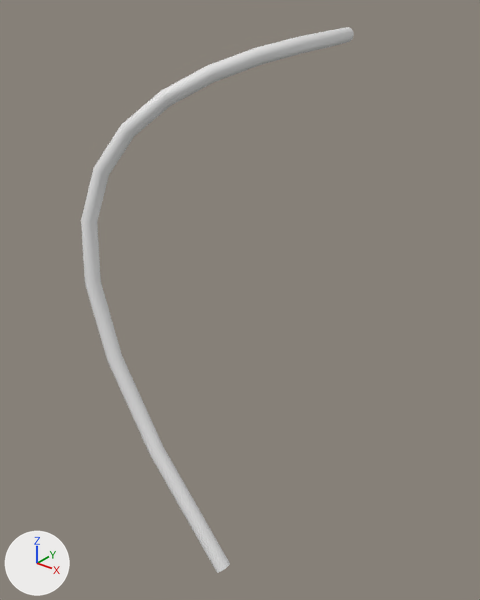
One commit to the Blender file NotForBroadcastPOC-Sourcetree/Assets/Blender Files/- Interactive/Plug and Socket.blend: the scene before it, then after it.
Before and after are seen from a 50 mm camera at (0.179, -0.341, 0.065) aimed at (-0.024, -0.088, -0.092). The lights are fixed; the arrows at lower left show +X, +Y and +Z. The same objects are shown in both versions, whatever each file hides.

Objects in the first picture: 'Cable'.
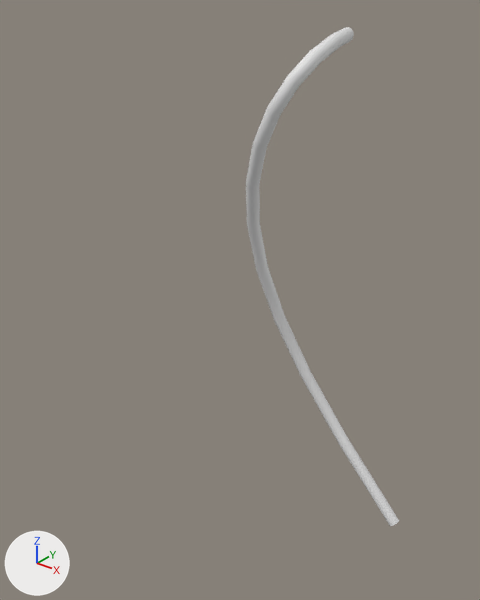
Commit message: Plug Changes

Pixel boxes [x1, y1, x2, y2] of what changed, in the pictures (480 x 600 px):
'Cable', reshaped (44% narrower, 9% shorter): before [81, 27, 354, 573]; after [246, 27, 399, 526]

Diff of the bpy script that builds the scene:
```diff
--- a/NotForBroadcastPOC-Sourcetree/Assets/Blender Files/- Interactive/Plug and Socket.blend.py
+++ b/NotForBroadcastPOC-Sourcetree/Assets/Blender Files/- Interactive/Plug and Socket.blend.py
@@ cu_beziercurve @@
 _sp = cu_beziercurve.splines.new('BEZIER'); _sp.bezier_points.add(1)
-_sp.bezier_points.foreach_set('co', [-0.96, -0.0331, 0.0425, -0.916, 0.126, 0.268])
-_sp.bezier_points.foreach_set('handle_left', [-1.185, -0.531, 0.0622, -1.12, 0.122, 0.0611])
-_sp.bezier_points.foreach_set('handle_right', [-0.893, 0.115, 0.0367, -0.259, 0.14, 0.934])
+_sp.bezier_points.foreach_set('co', [-0.96, -0.0331, 0.0425, -0.897, -0.0296, 0.347])
+_sp.bezier_points.foreach_set('handle_left', [-1.185, -0.531, 0.0622, -1.101, -0.0341, 0.14])
+_sp.bezier_points.foreach_set('handle_right', [-0.893, 0.115, 0.0367, -0.24, -0.0154, 1.013])
 for _p, _l, _r in zip(_sp.bezier_points, ['ALIGNED', 'ALIGNED'], ['ALIGNED', 'ALIGNED']): _p.handle_left_type = _l; _p.handle_right_type = _r
```
